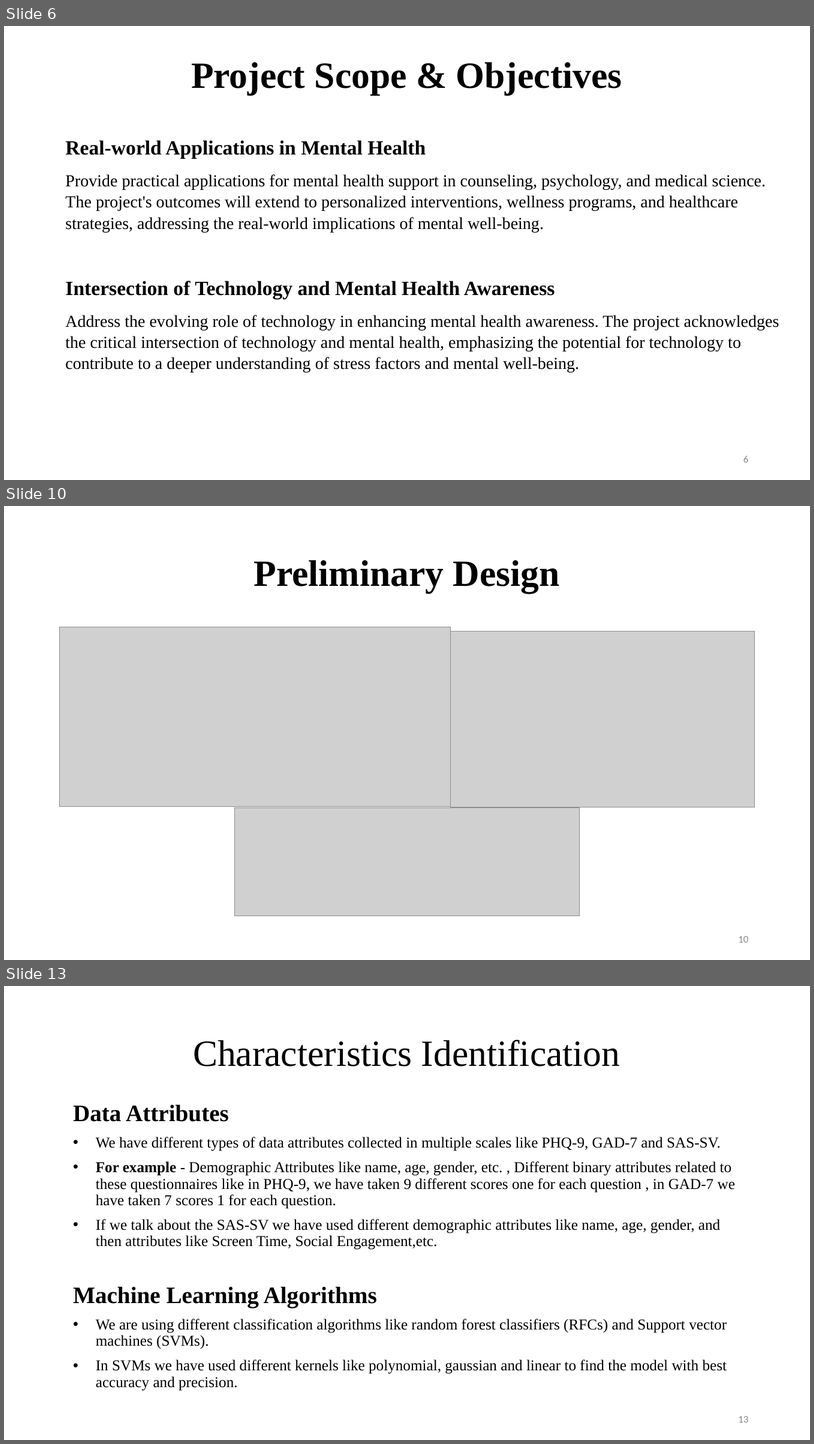
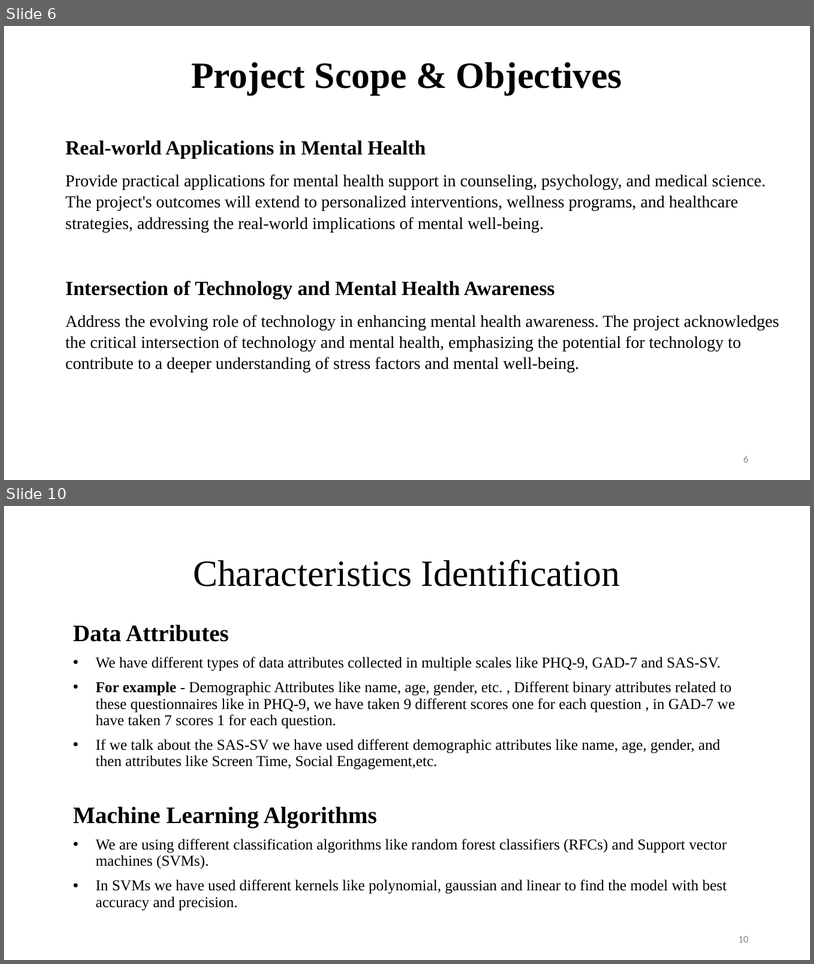
Before and after one commit to Brainskull24/Heal.ai, a slide deck: MP/PPT.pptx. Shown one above the other, each under a label of ours: slides 6, 10 and 13 before the commit, slides 6 and 10 after it; the slides between them are not shown. The pictures are 814x1444 and 814x964 pixels, drawn with LibreOffice and Linux fonts; fonts in the diff are those of the drawing; grey boxes stand for pictures; background and template pictures are left out. Boxes give left, top, right and bottom in pixels: in the first picture for what was removed or moved away, otherwise in the second. Text is boxed around its words. In the diff, an @@ line names an element or a change of style, - is before the commit and + after.

```diff
--- a/MP/PPT.pptx
+++ b/MP/PPT.pptx
@@ slide 10 removed at <box>4,506,810,960</box>, background picture (left out) @@
@@ title removed at <box>254,560,560,592</box> @@
-Preliminary Design
@@ picture removed at <box>60,627,451,807</box> @@
@@ picture removed at <box>451,631,755,807</box> @@
@@ picture removed at <box>234,807,580,916</box> @@
@@ page number removed at <box>738,936,749,942</box> @@
-10
@@ what was slide 13 is now slide 10 @@
@@ page number at <box>738,936,749,942</box>: text changed @@
-13
+10
```
Also in this commit, not shown: 5 slides changed, 3 slides added, 4 other slides removed, 3 other files.
